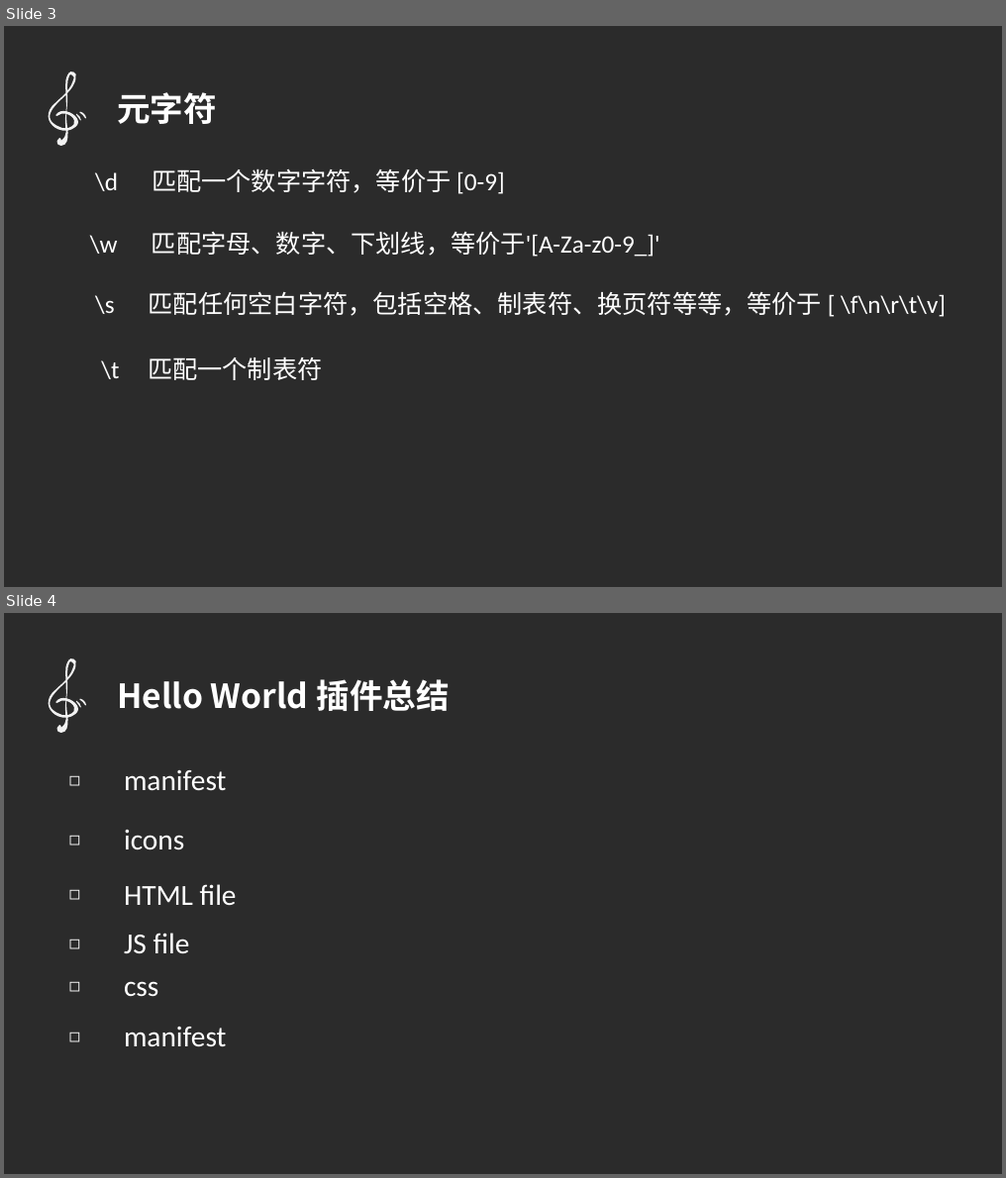
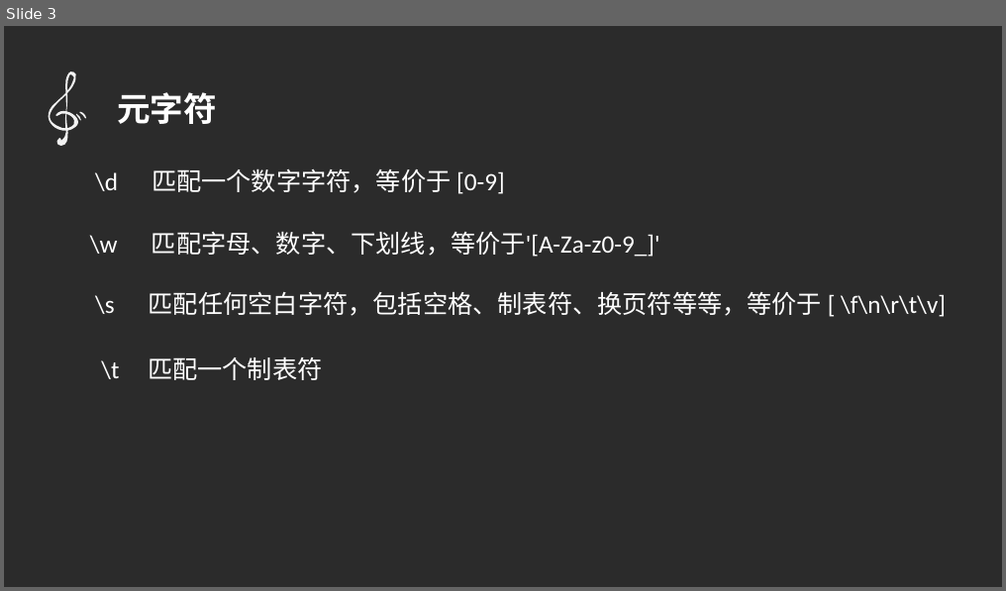
Before and after one commit to qq449245884/chromeTouir, a slide deck: 正则表达式/ppt.pptx. Shown one above the other, each under a label of ours: slides 3 and 4 before the commit, slide 3 after it. The pictures are 1006x1178 and 1006x591 pixels, drawn with LibreOffice and Linux fonts; fonts in the diff are those of the drawing; background and template pictures are left out; a plain dark background stands for a picture behind light text. Boxes give left, top, right and bottom in pixels: in the first picture for what was removed or moved away, otherwise in the second. Text is boxed around its words. In the diff, an @@ line names an element or a change of style, - is before the commit and + after.

```diff
--- a/正则表达式/ppt.pptx
+++ b/正则表达式/ppt.pptx
@@ slide 4 removed at [4, 613, 1002, 1174], background picture (left out) @@
@@ freeform shape removed at [38, 655, 94, 737] @@
@@ freeform shape removed at [74, 700, 82, 708] @@
@@ freeform shape removed at [77, 698, 88, 706] @@
@@ text removed at [117, 679, 449, 711] @@
-Hello World 插件总结
@@ text removed at [61, 764, 93, 794] @@
-◻
@@ text removed at [124, 770, 226, 790] @@
-manifest
@@ text removed at [61, 824, 93, 854] @@
-◻
@@ text removed at [124, 830, 184, 851] @@
-icons
@@ text removed at [61, 878, 93, 909] @@
-◻
@@ text removed at [124, 884, 237, 905] @@
-HTML file
@@ text removed at [61, 928, 93, 958] @@
-◻
@@ text removed at [124, 933, 190, 954] @@
-JS file
@@ text removed at [61, 970, 93, 1000] @@
-◻
@@ text removed at [124, 981, 158, 997] @@
-css
@@ text removed at [61, 1021, 93, 1051] @@
-◻
@@ text removed at [124, 1027, 226, 1047] @@
-manifest
```
Also in this commit, not shown: 1 slide added, 16 other slides removed, 1 other file.
